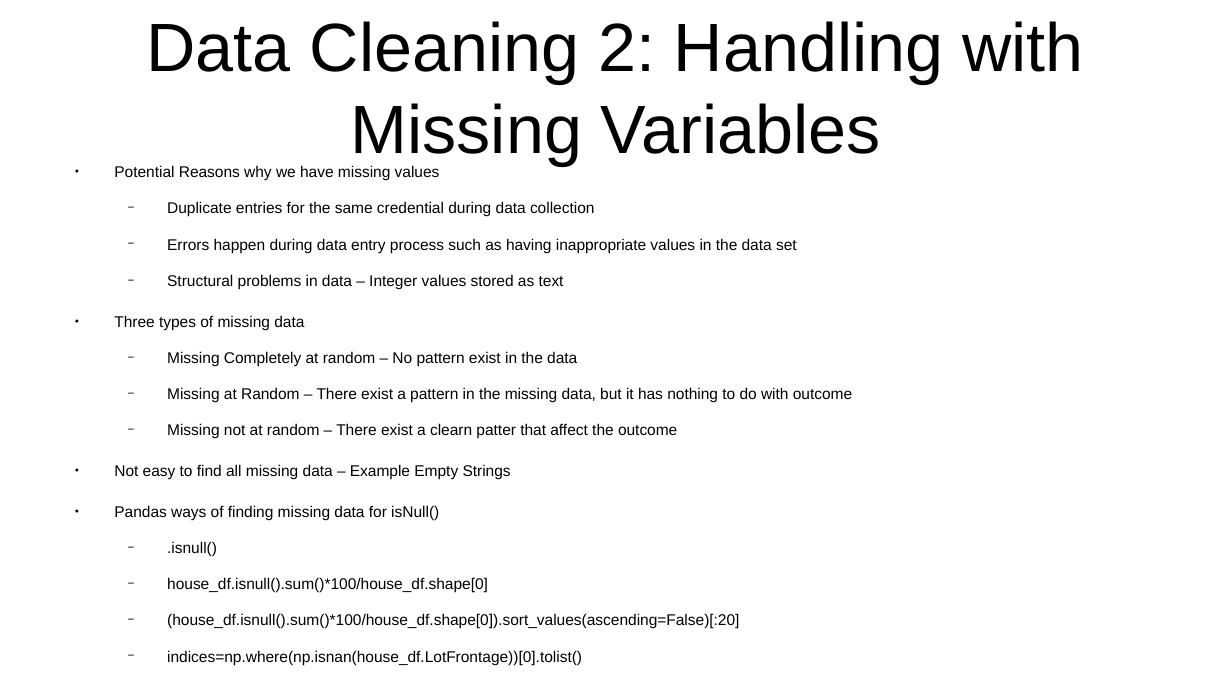
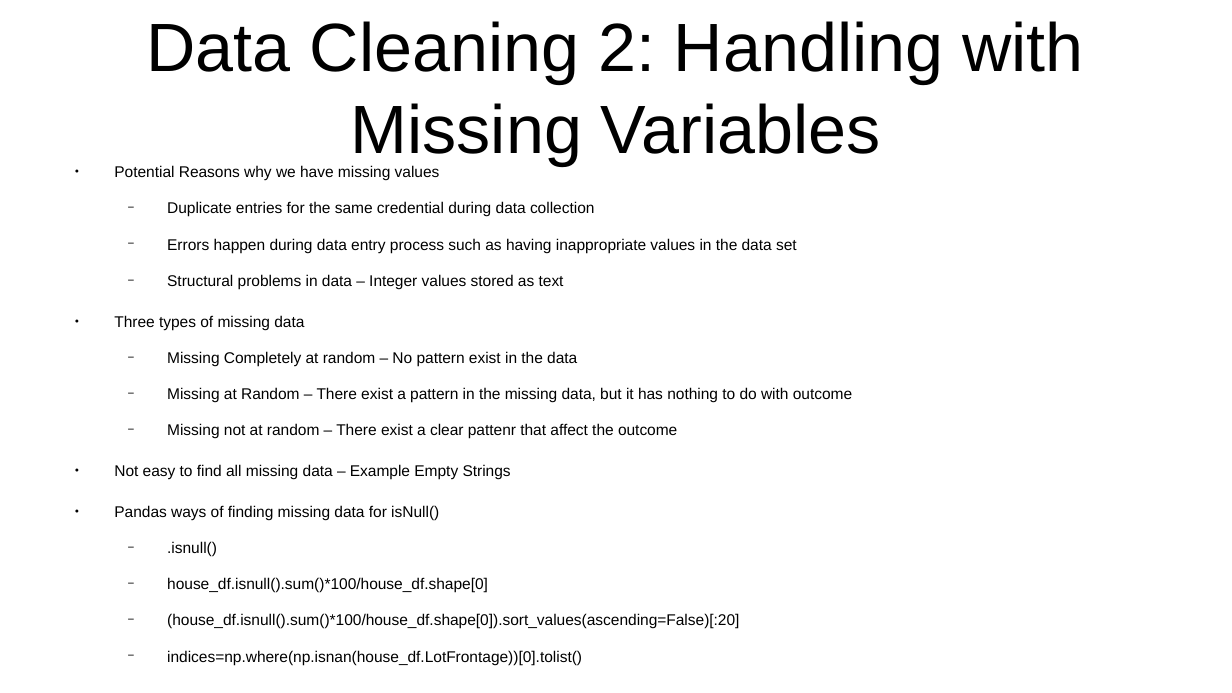
Before and after one commit to CharlesStockman/dataScience, a slide deck: slide 9 of magnimindAcademy/data_exploration/DataExploration.odp. Drawn at 1232x693 pixels with LibreOffice and Linux fonts; fonts in the diff are those of the drawing. Boxes give left, top, right and bottom in pixels: in the first picture for what was removed or moved away, otherwise in the second. Text is boxed around its words. In the diff, an @@ line names an element or a change of style, - is before the commit and + after.

```diff
--- a/magnimindAcademy/data_exploration/DataExploration.odp
+++ b/magnimindAcademy/data_exploration/DataExploration.odp
@@ text at (167,423,677,439): text changed @@
-  − Missing not at random – There exist a clearn patter that affect the outcome
+  − Missing not at random – There exist a clear pattenr that affect the outcome
```
Also in this commit, not shown: 5 other slides changed, 5 other files.
